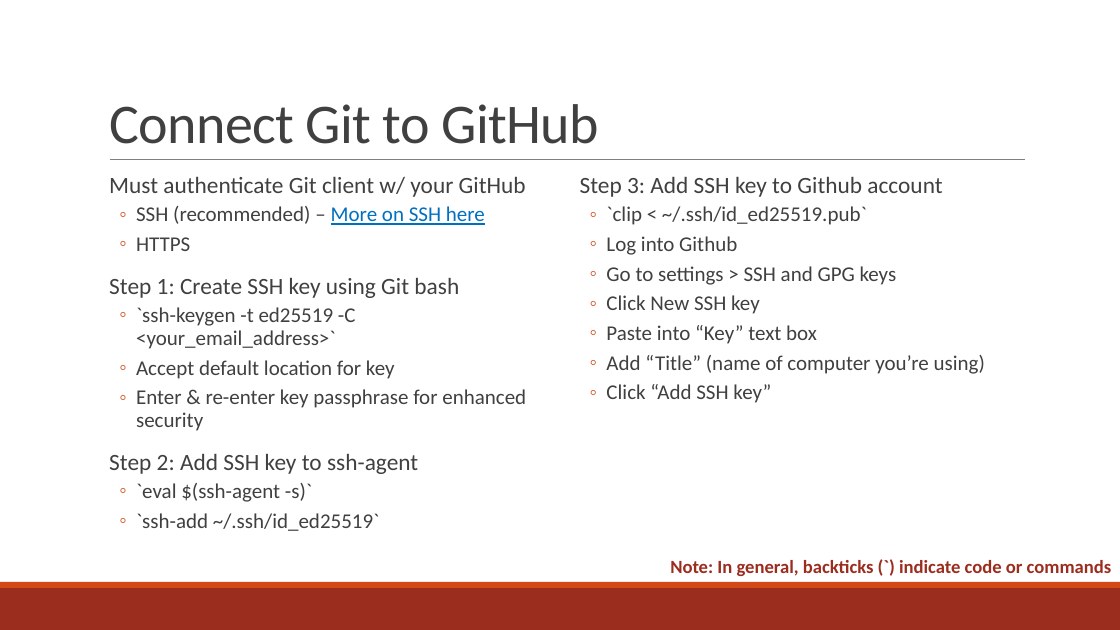
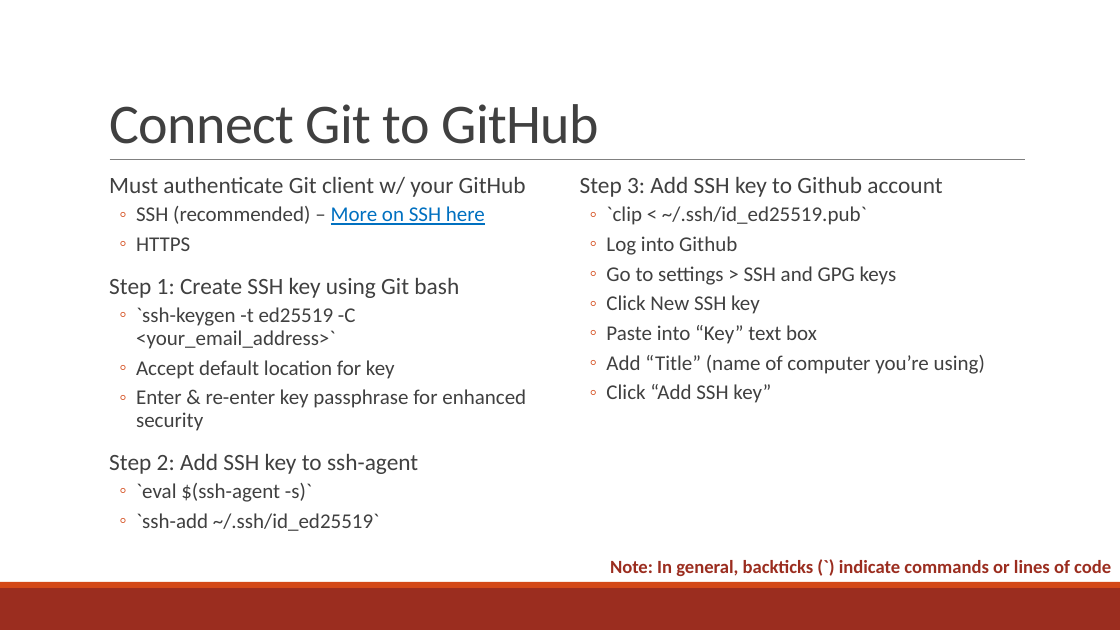
Before and after one commit to curtispmartin/Education, a slide deck: slide 12 of Working/2_VersionControl/2_VersionControl.pptx. Drawn at 1120x630 pixels with LibreOffice and Linux fonts; fonts in the diff are those of the drawing. Boxes give left, top, right and bottom in pixels: in the first picture for what was removed or moved away, otherwise in the second. Text is boxed around its words. In the diff, an @@ line names an element or a change of style, - is before the commit and + after.

```diff
--- a/Working/2_VersionControl/2_VersionControl.pptx
+++ b/Working/2_VersionControl/2_VersionControl.pptx
@@ text at <box>610,560,1111,576</box>: text changed @@
-Note: In general, backticks (`) indicate code or commands
+Note: In general, backticks (`) indicate commands or lines of code
```
Also in this commit, not shown: 2 other slides changed, 4 slides added, 2 slides removed, 3 other files.
